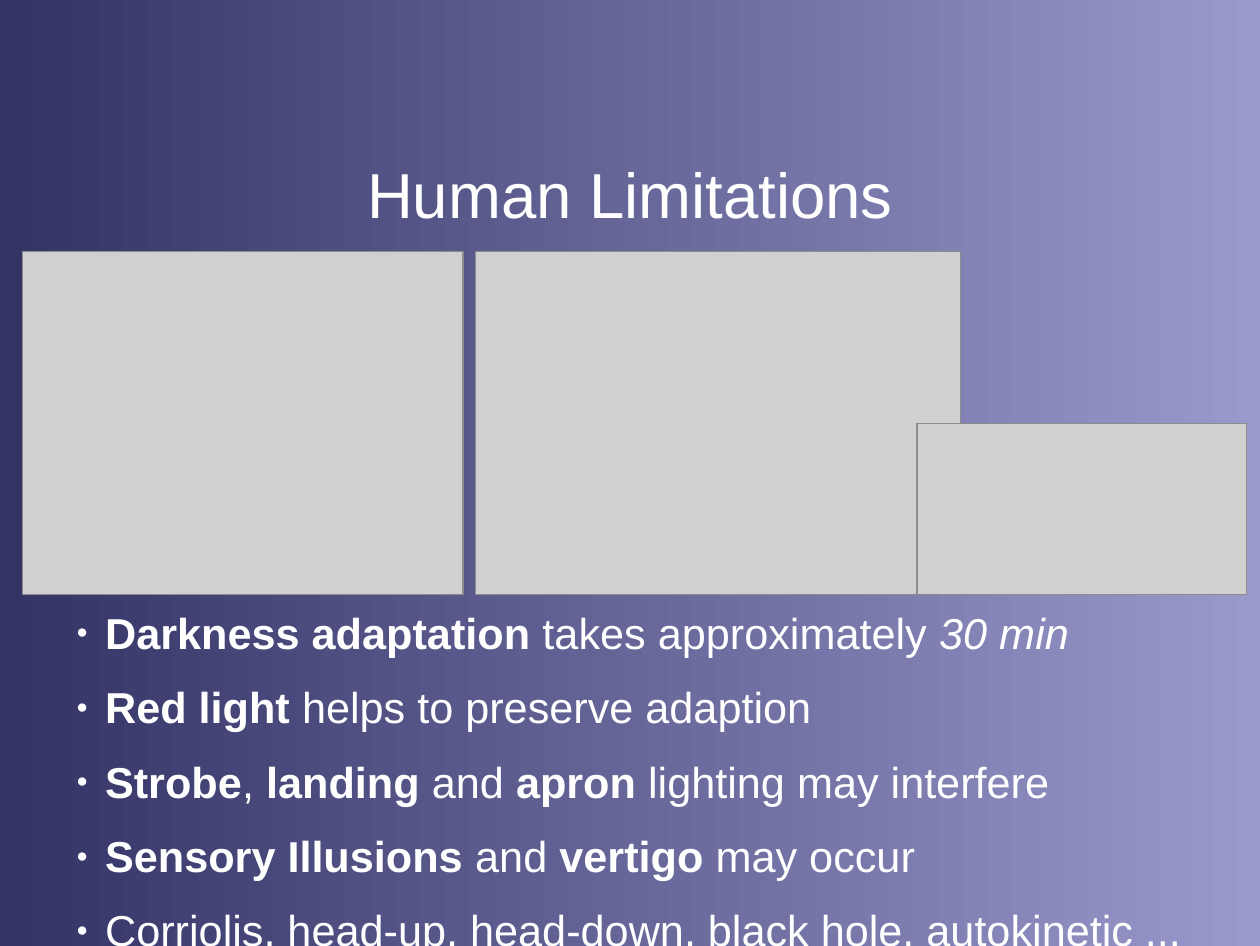
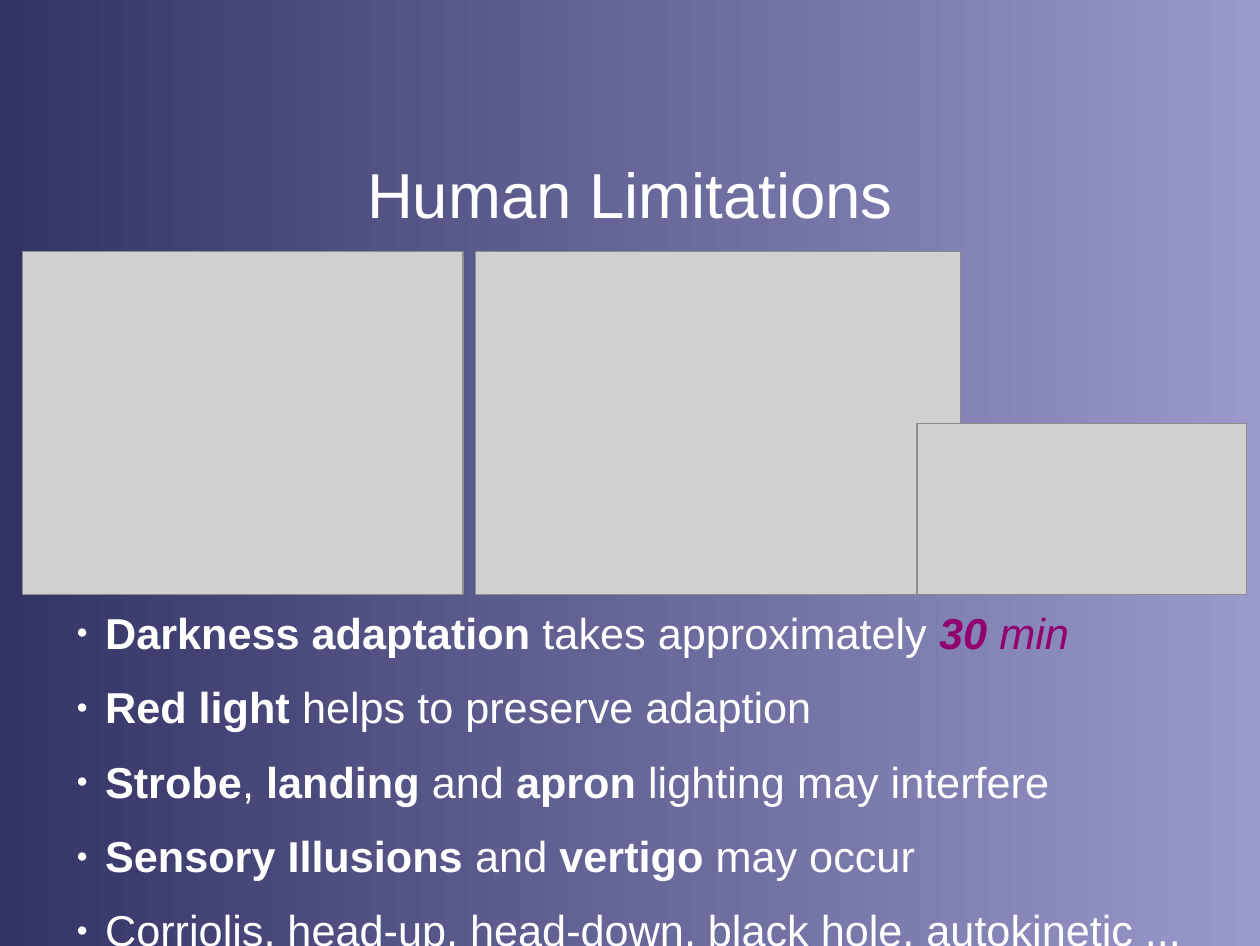
Before and after one commit to stephanheinemann/flight, a slide deck: slide 8 of FI/NightFlying/NightFlying.odp. Drawn at 1260x946 pixels with LibreOffice and Linux fonts; fonts in the diff are those of the drawing; grey boxes stand for pictures; background and template pictures are left out. Boxes give left, top, right and bottom in pixels: in the first picture for what was removed or moved away, otherwise in the second. Text is boxed around its words. In the diff, an @@ line names an element or a change of style, - is before the commit and + after.

Commit message:
extended night flying presentation

```diff
--- a/FI/NightFlying/NightFlying.odp
+++ b/FI/NightFlying/NightFlying.odp
@@ text at <box>105,617,1069,657</box>: text colour #FFFFFF to #94006B in "30 min"; bold on in "30" @@
```
